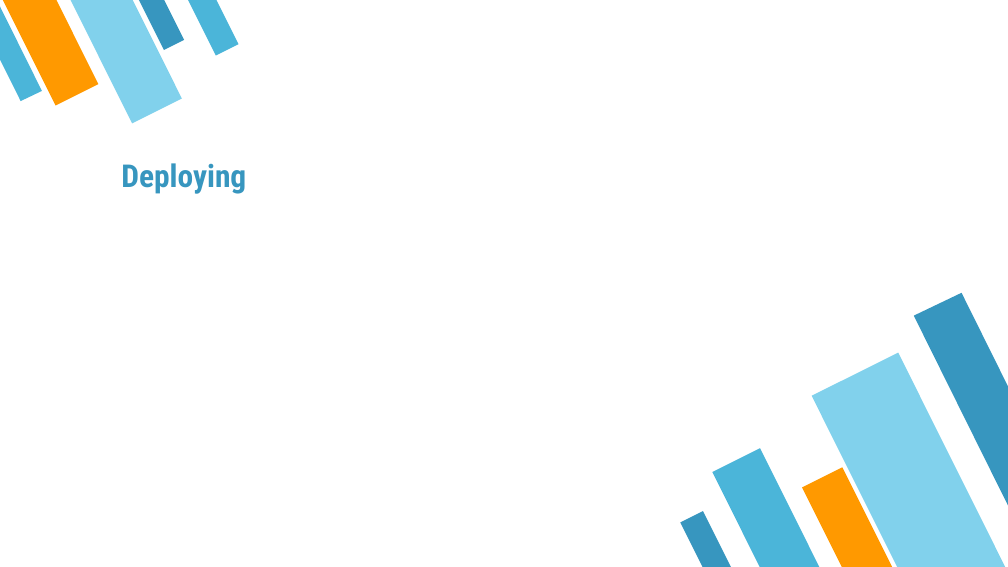
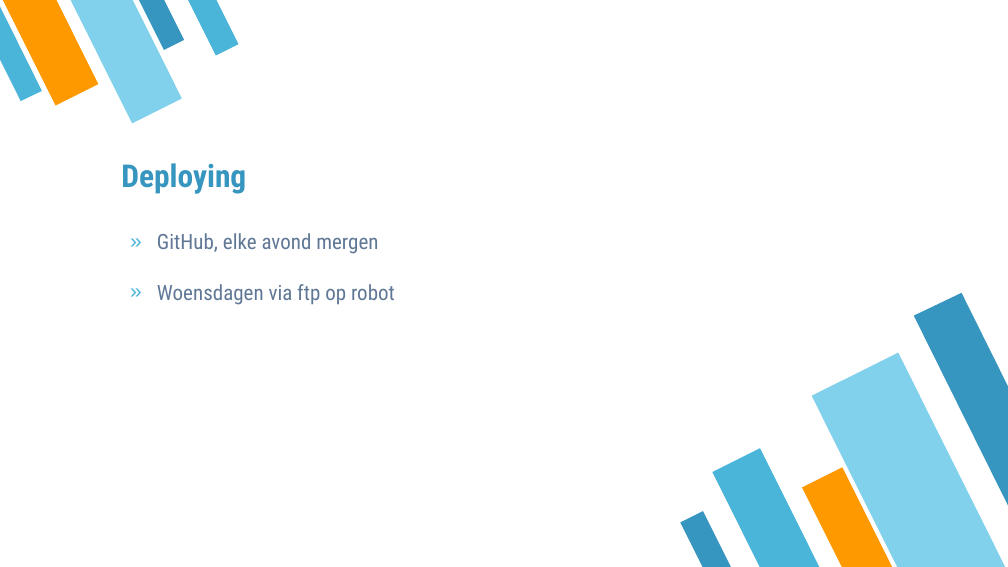
Before and after one commit to OPSORO/OS, a slide deck: slide 13 of NMCT3-ONO-ROBOT-Project/project docs/ONO_ROBOT_Presentatie.pptx. Drawn at 1008x567 pixels with LibreOffice and Linux fonts; fonts in the diff are those of the drawing. Boxes give left, top, right and bottom in pixels: in the first picture for what was removed or moved away, otherwise in the second. Text is boxed around its words. In the diff, an @@ line names an element or a change of style, - is before the commit and + after.

```diff
--- a/NMCT3-ONO-ROBOT-Project/project docs/ONO_ROBOT_Presentatie.pptx
+++ b/NMCT3-ONO-ROBOT-Project/project docs/ONO_ROBOT_Presentatie.pptx
@@ text added at [157,233,395,305], 20 pt, text #607896 @@
+» GitHub, elke avond mergen
+» Woensdagen via ftp op robot
```
Also in this commit, not shown: 6 other slides changed, 4 other files.
